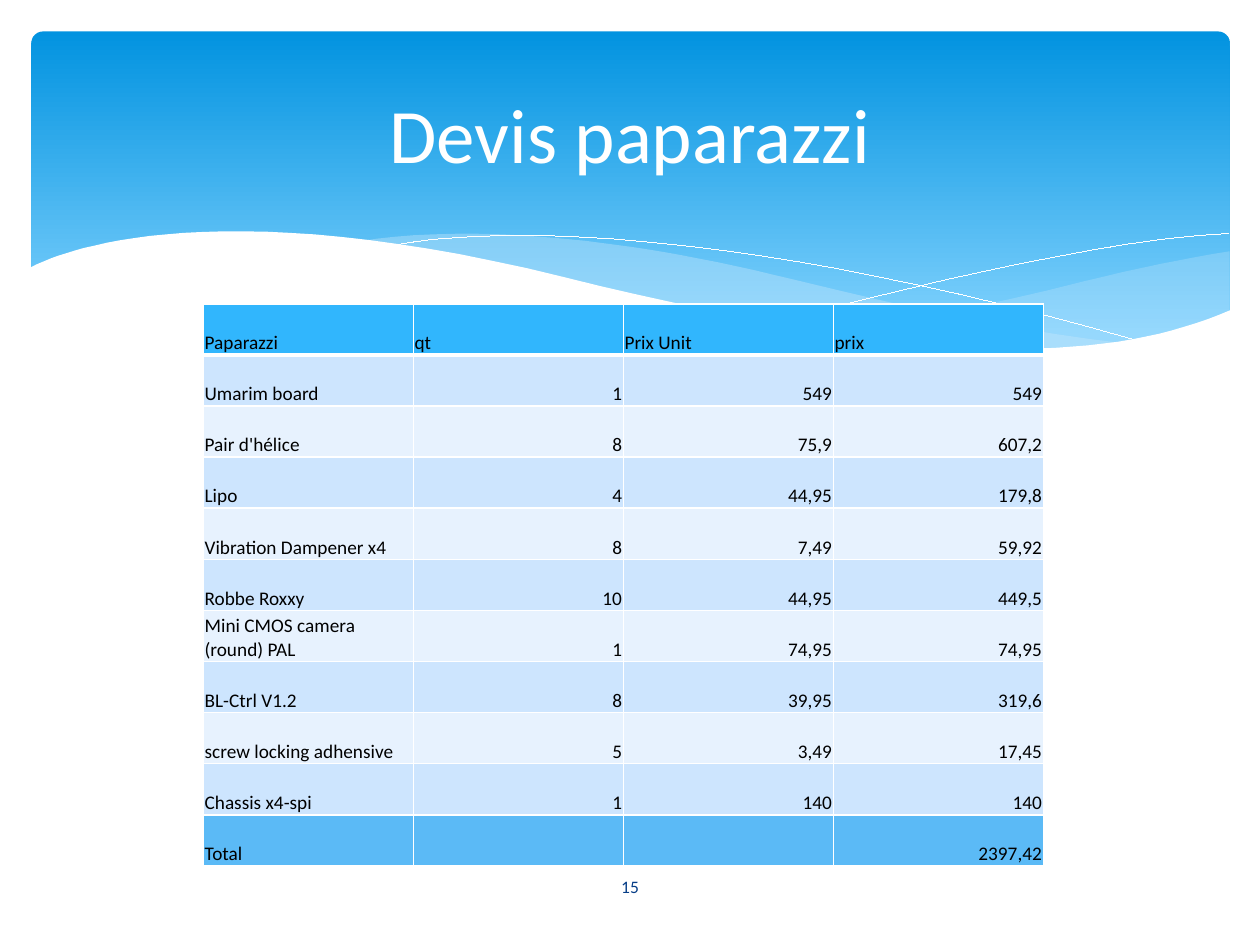
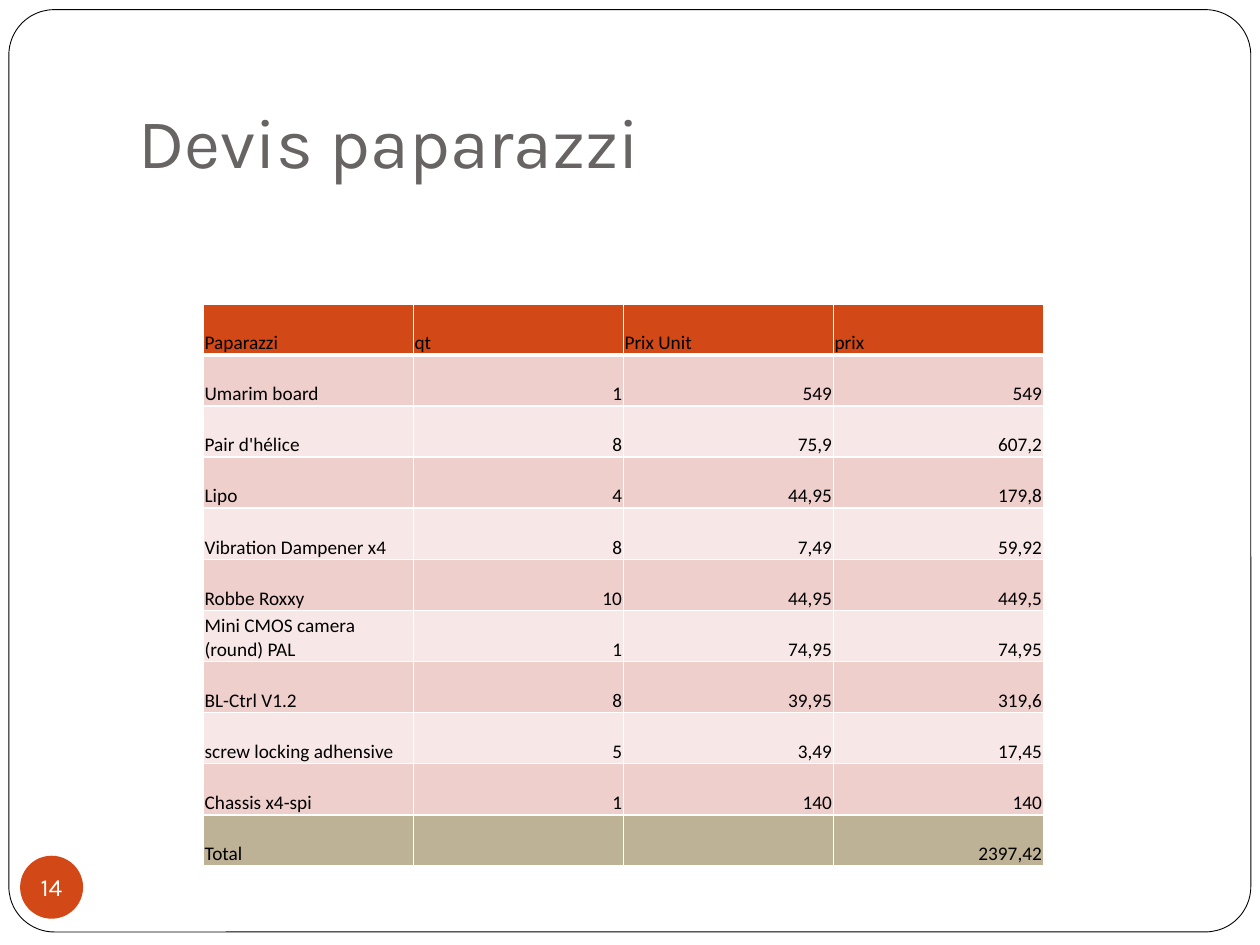
Before and after one commit to xzar/megauav2013, a slide deck: slide 14 of docs/Soutenance/PréSoutenance 0511.pptx (slide 15 before the commit). Drawn at 1260x945 pixels with LibreOffice and Linux fonts; fonts in the diff are those of the drawing. Boxes give left, top, right and bottom in pixels: in the first picture for what was removed or moved away, otherwise in the second. Text is boxed around its words. In the diff, an @@ line names an element or a change of style, - is before the commit and + after.

```diff
--- a/docs/Soutenance/PréSoutenance 0511.pptx
+++ b/docs/Soutenance/PréSoutenance 0511.pptx
@@ rounded rectangle added at [9,10,1251,932], fill #FFFFFF, outline #000000 0.5 pt @@
@@ rounded rectangle removed at [32,32,1230,372] @@
@@ title "Devis paparazzi": place and size @@
-title "Devis paparazzi" at [389,110,870,176]
+title "Devis paparazzi" at [138,120,640,185]
@@ title "Devis paparazzi" at [138,120,640,185]: size 44 to 40 pt, font Calibri to Karla, text colour #FFFFFF to #696464; alignment centre to left; vertical alignment middle to bottom @@
@@ group removed at [29,232,1231,415]: 5 freeform shapes @@
@@ table at [203,304,1045,866] @@
@@ fill #31B6FD to #D34817 in row 1 @@
@@ fill #CEE5FE to #EFCFCC in 20 cells @@
@@ fill #E8F3FF to #F7E9E8 in 16 cells @@
@@ fill #5BBAF6 to #BDB196 in row 11 @@
@@ page number added at [20,856,83,919], fill #D34817, 14 pt, text #FFFFFF @@
+14
@@ page number removed at [621,881,639,893] @@
-15
```
Also in this commit, not shown: 12 other slides changed, 1 slide added, 2 slides removed.
